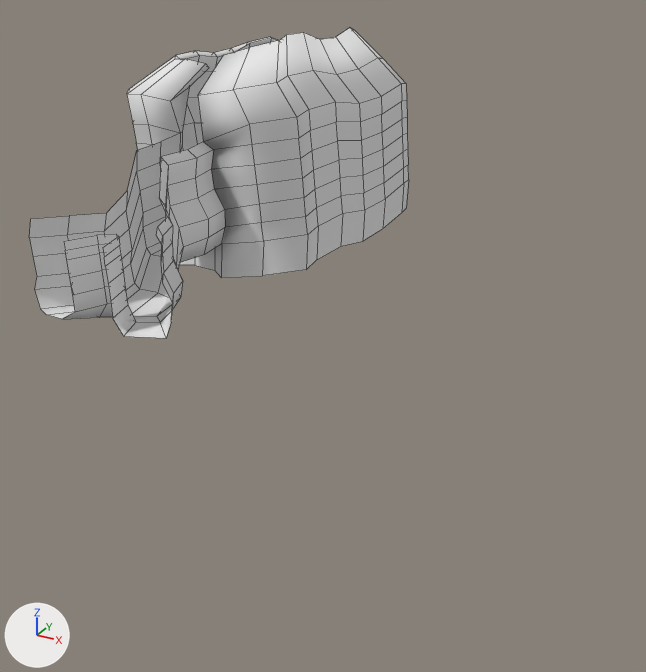
The Blender file Assets/Models/Level2/Level2.blend as it was, and as the next commit left it.
One viewpoint serves both versions: a camera (50 mm lens) standing at (30.8, -50.2, 16.0) and looking at (8.1, -8.9, -4.7). Lighting does not change. The marker at lower left points along +X, +Y and +Z. Mesh edges are drawn as thin lines.
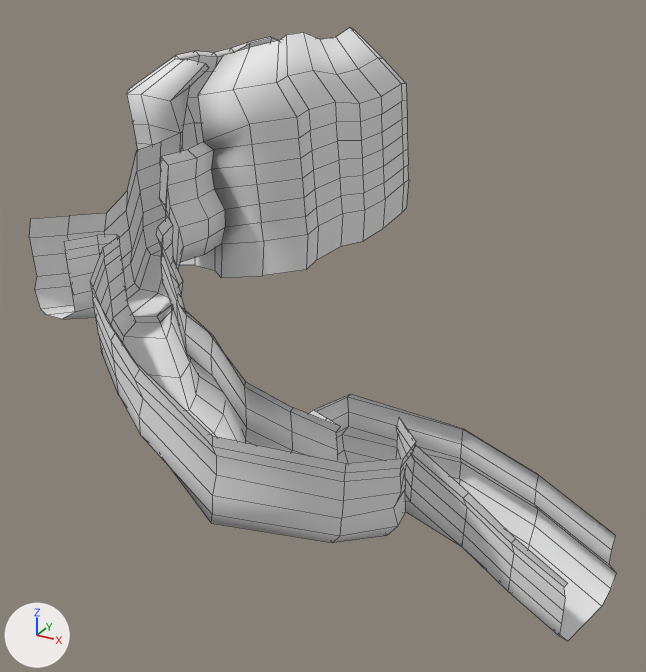
What differs and where, as boxes [x1, y1, x2, y2] in the pictures (646 x 672 px):
'Plane', reshaped (55% wider, 97% taller)
    before: [29, 28, 409, 338]
    after: [29, 28, 617, 641]
part 1 of me_plane, added
    after: [90, 237, 617, 641]

Patch to the scene script:
```diff
--- a/Assets/Models/Level2/Level2.blend.py
+++ b/Assets/Models/Level2/Level2.blend.py
@@ me_plane @@
 # used by ob_plane; location = (0.0, 0.0, 0.0); scale = (4.0, 7.0, 5.0)
-me_plane.from_pydata(...)  # 616 vertices, 588 faces; spans x -1.52..1.55, y -2.88..1.5, z -0.58..2.25
+me_plane.from_pydata(...)  # 784 vertices, 744 faces; spans x -1.52..6.38, y -3.66..1.5, z -3.82..2.25
+# me_plane part 1
+# 146 vertices are added at x 0.61..6.38, y -3.66..-0.44, z -3.82..0.48
+# 9 new vertices lie (0.01, 0.0, 0.18) away from vertices in x 3.04..5.95, y -3.66..-1.4, z -3.46..-0.7
+# 8 new vertices lie (0.0, 0.0, 0.2) away from vertices in x 1.7..6.29, y -3.16..-0.6, z -3.22..0.01
+# 5 new vertices lie (0.0, 0.0, 0.19) away from vertices in x 1.87..5.05, y -3.46..-0.68, z -2.93..-0.21
+# 156 new faces join them, smooth
 me_plane.materials.append(mat_material_001)
```
